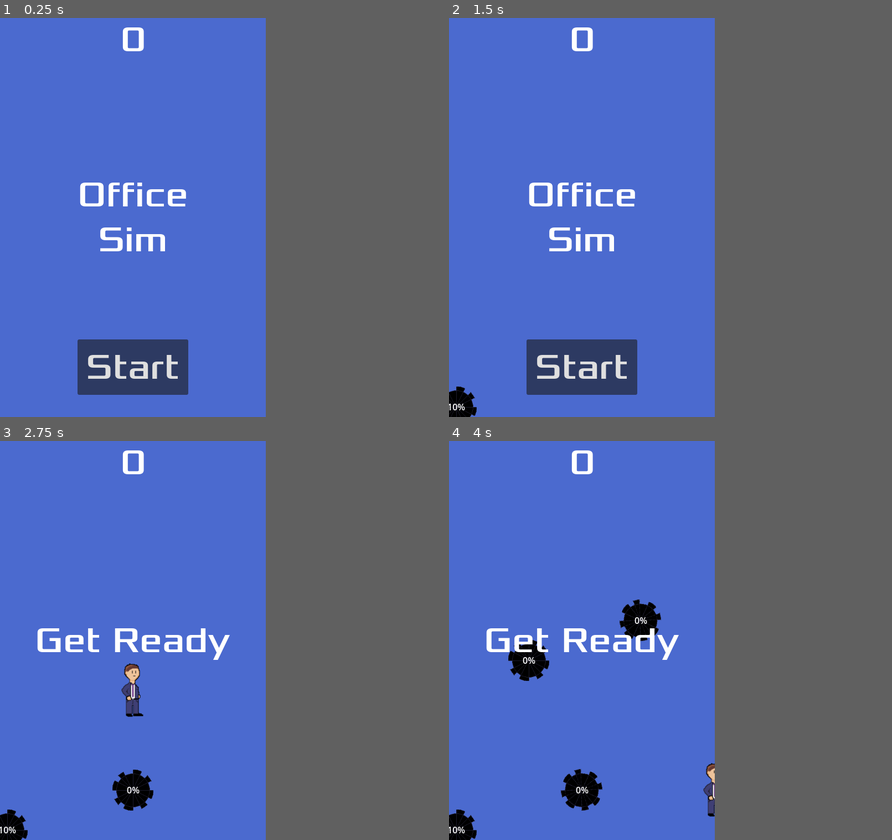
Above: before the commit, frames 1-4 (two rows, left to right).
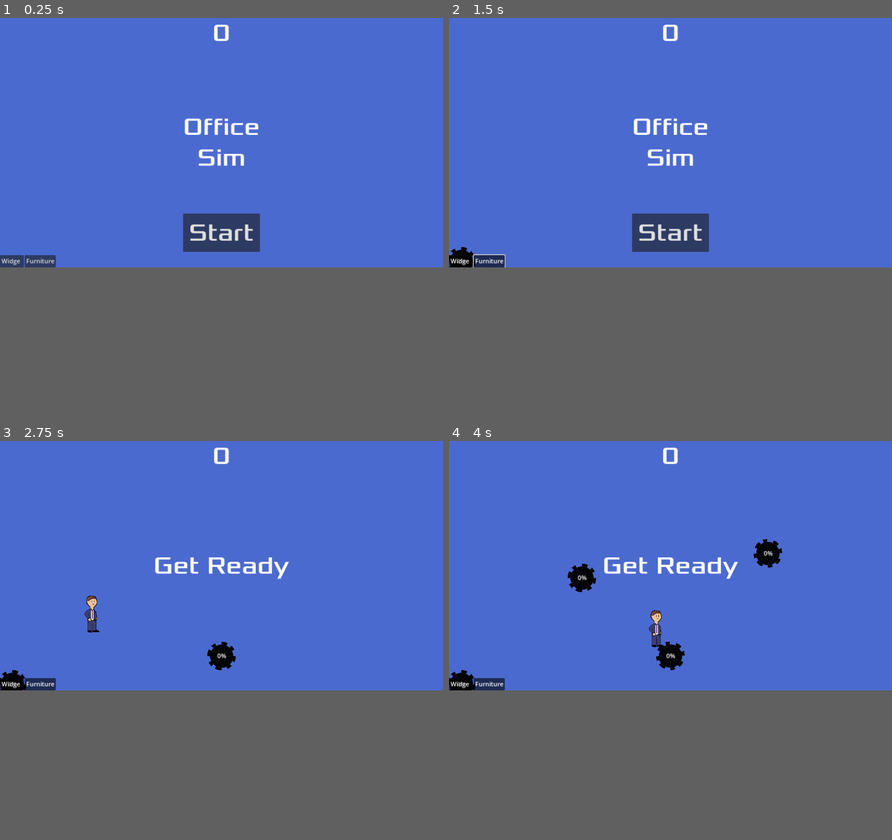
Above: after the commit, the same moments.

Repository: Final-Parsec/office-sim
Game: Godot game, scene res://main.tscn
Same seed, same stepped clock (60 frames per second), same inputs: the game is played once before the commit and once after it.
Inputs (mouse positions are in pixels of both pictures, inside the frame that each line leads up to):
- Up to frame 1 (0.25 s): no input
- Up to frame 2 (1.5 s): click (457, 409) at 0.5 s, where only the run after the commit has a clickable "Widget"; click (471, 409) at 1.25 s, where only the run after the commit has a clickable "Furniture"
- Up to frame 3 (2.75 s): click "Start" at 2 s
- Up to frame 4 (4 s): move the mouse to (639, 620) at 2.77 s; hold Right (move_right) 2.78-3.53 s; click (639, 620) at 2.85 s; move the mouse to (528, 660) at 3.52 s; hold S (move_down) from 3.53 s (still down); click (528, 660) at 3.6 s
In our replay, the window is 480x720 before the commit and 800x450 after it. These sizes can differ from the game's own. Grey fills any space a smaller window leaves; there, only what the larger window draws over its background counts as a difference.

The runs differ from the first frame. In frame 1, 7.4% of the frame differs, in the area x 0-59%, y 1-95%; in frame 2, 7.8%, in the area x 0-59%, y 1-100%; in frame 3, 4.2%; in frame 4, 5.8%.

Commit message:
workbench art and the beginnings of an action bar

Diff:
--- /dev/null
+++ b/game/action_bar.tres
@@ -0,0 +1,3 @@
+[gd_resource type="ButtonGroup" format=3 uid="uid://ccfmiaex7mmvt"]
+
+[resource]
--- a/game/hud.tscn
+++ b/game/hud.tscn
@@ -1,7 +1,8 @@
-[gd_scene load_steps=5 format=3 uid="uid://bw6td1ka2uv5c"]
+[gd_scene load_steps=6 format=3 uid="uid://bw6td1ka2uv5c"]
 
 [ext_resource type="Script" path="res://hud.gd" id="1_0jbru"]
 [ext_resource type="FontFile" uid="uid://cw8737f1dq6n3" path="res://fonts/Xolonium-Regular.ttf" id="1_3xhbu"]
+[ext_resource type="ButtonGroup" uid="uid://ccfmiaex7mmvt" path="res://action_bar.tres" id="3_63eek"]
 
 [sub_resource type="InputEventAction" id="InputEventAction_sxca6"]
 action = &"start_game"
@@ -67,5 +68,29 @@
 wait_time = 2.0
 one_shot = true
 
+[node name="WidgetButton" type="Button" parent="."]
+anchors_preset = 2
+anchor_top = 1.0
+anchor_bottom = 1.0
+offset_top = -8.0
+offset_right = 8.0
+grow_vertical = 0
+size_flags_horizontal = 0
+size_flags_vertical = 8
+toggle_mode = true
+button_group = ExtResource("3_63eek")
+text = "Widget"
+
+[node name="FurnitureButton" type="Button" parent="."]
+anchors_preset = 2
+anchor_top = 1.0
+anchor_bottom = 1.0
+offset_left = 64.0
+offset_top = -31.0
+offset_right = 145.0
+grow_vertical = 0
+toggle_mode = true
+text = "Furniture"
+
 [connection signal="pressed" from="StartButton" to="." method="_on_start_button_pressed"]
 [connection signal="timeout" from="MessageTimer" to="." method="_on_message_timer_timeout"]
--- a/game/project.godot
+++ b/game/project.godot
@@ -17,8 +17,7 @@
 
 [display]
 
-window/size/viewport_width=480
-window/size/viewport_height=720
+window/size/mode=2
 window/stretch/mode="canvas_items"
 
 [input]
Binary file added: game/art/basic_workbench.png
Not shown, added: game/art/basic_workbench.png.import
Not shown, added: art/basic_workbench.aseprite
